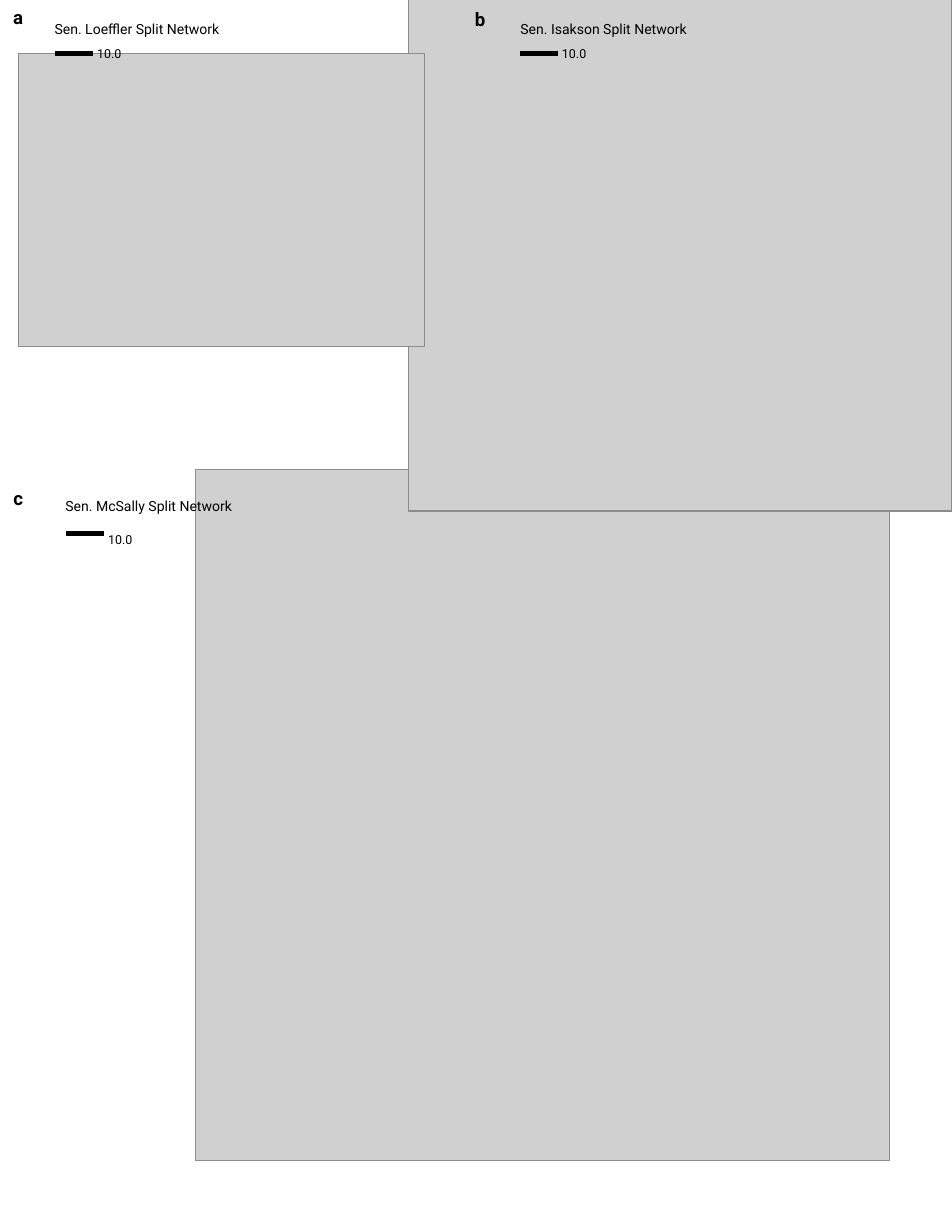
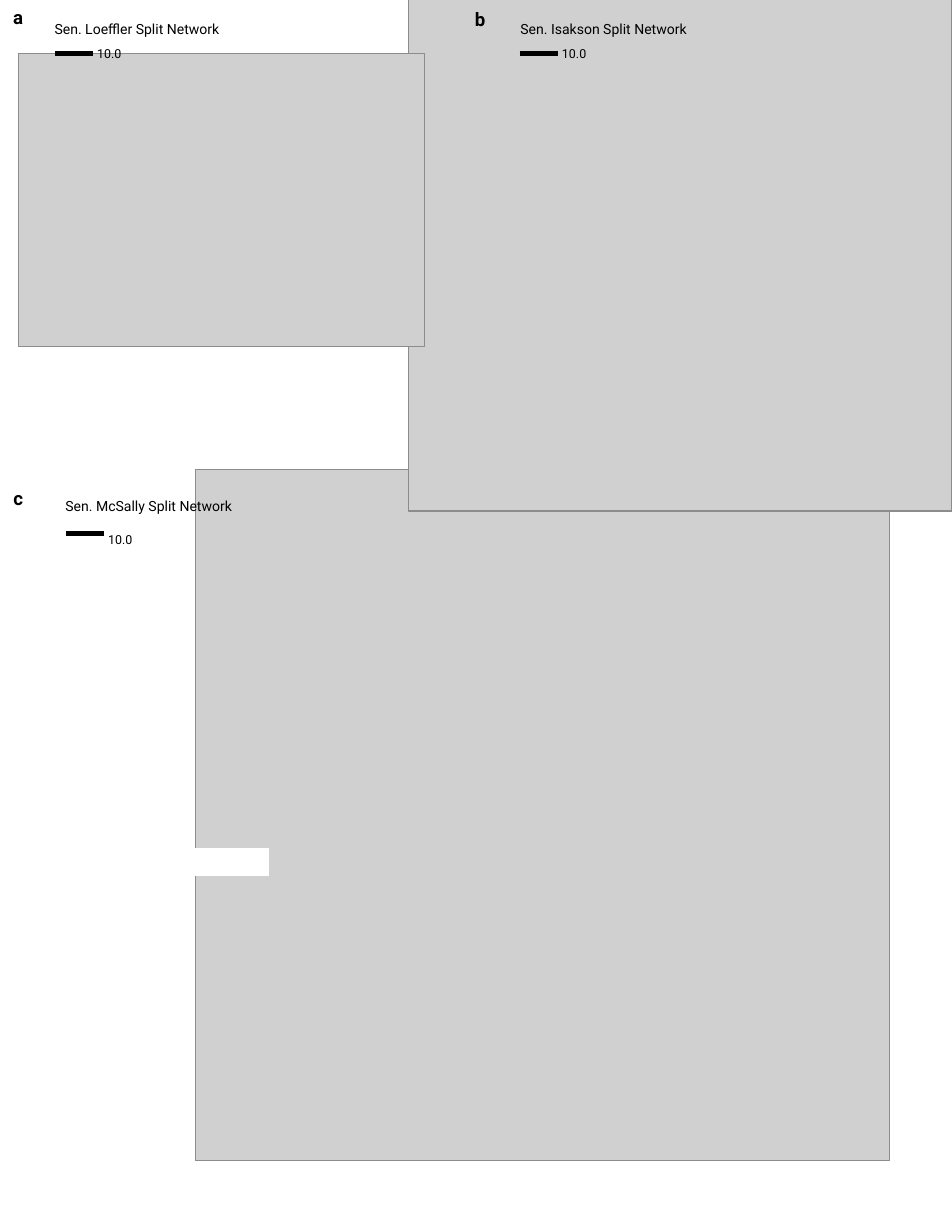
Before and after one commit to pachterlab/CP_2021, a slide deck: slide 7 of figures/final_figs/figs.pptx. Drawn at 952x1232 pixels with LibreOffice and Linux fonts; fonts in the diff are those of the drawing; grey boxes stand for pictures. Boxes give left, top, right and bottom in pixels: in the first picture for what was removed or moved away, otherwise in the second. Text is boxed around its words. In the diff, an @@ line names an element or a change of style, - is before the commit and + after.

```diff
--- a/figures/final_figs/figs.pptx
+++ b/figures/final_figs/figs.pptx
@@ rectangle moved from (x1=55, y1=815, x2=148, y2=841) to (x1=175, y1=849, x2=268, y2=875) @@
```
Also in this commit, not shown: 1 slide added, 1 slide removed, 14 other files.
